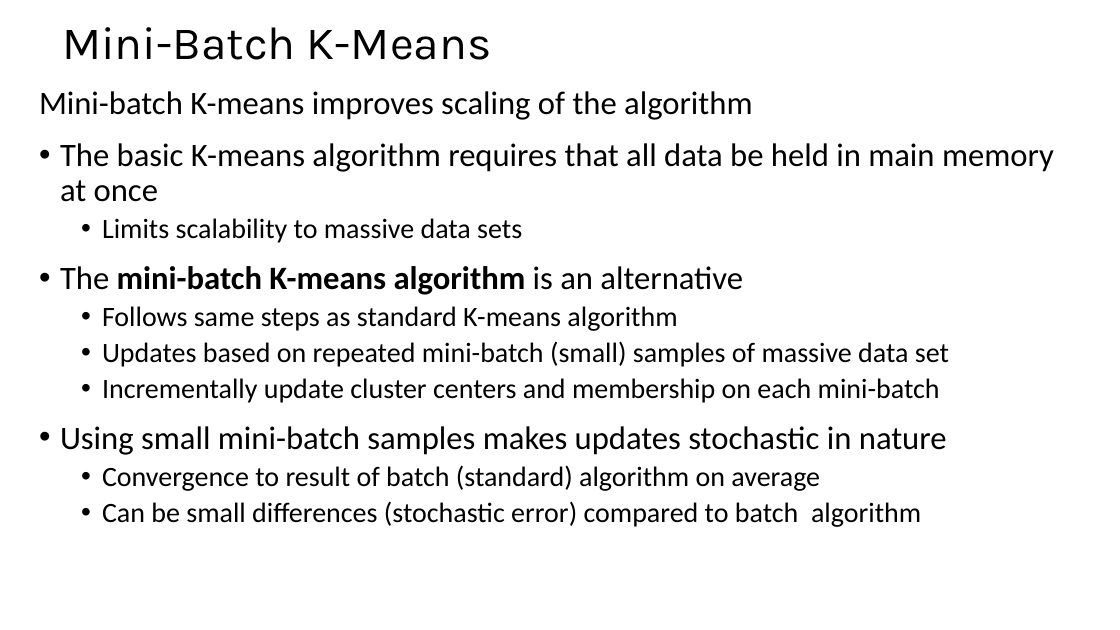
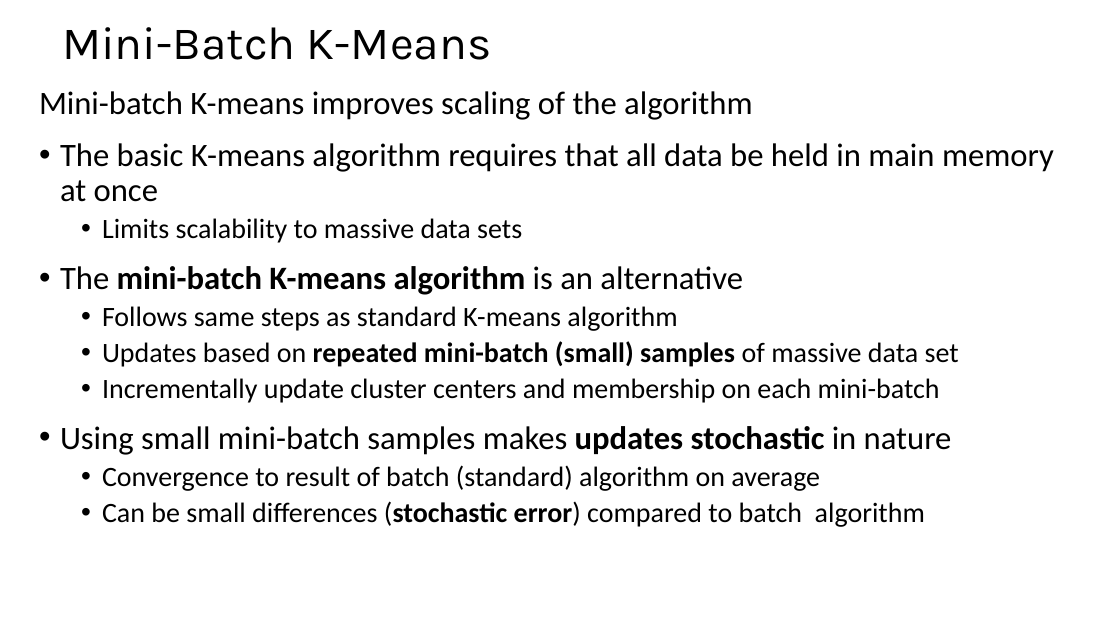
Before and after one commit to StephenElston/CSCI-E-108, a slide deck: slide 30 of slides/9_IntroductionToClustering.pptx (slide 29 before the commit). Drawn at 1120x630 pixels with LibreOffice and Linux fonts; fonts in the diff are those of the drawing. Boxes give left, top, right and bottom in pixels: in the first picture for what was removed or moved away, otherwise in the second. Text is boxed around its words. In the diff, an @@ line names an element or a change of style, - is before the commit and + after.

```diff
--- a/slides/9_IntroductionToClustering.pptx
+++ b/slides/9_IntroductionToClustering.pptx
@@ text at [60, 341, 959, 527]: bold on in "repeated mini-batch (small) samples", "updates stochastic", "(stochastic error)" @@
```
Also in this commit, not shown: 6 other slides changed, 3 slides added, 1 slide removed.
